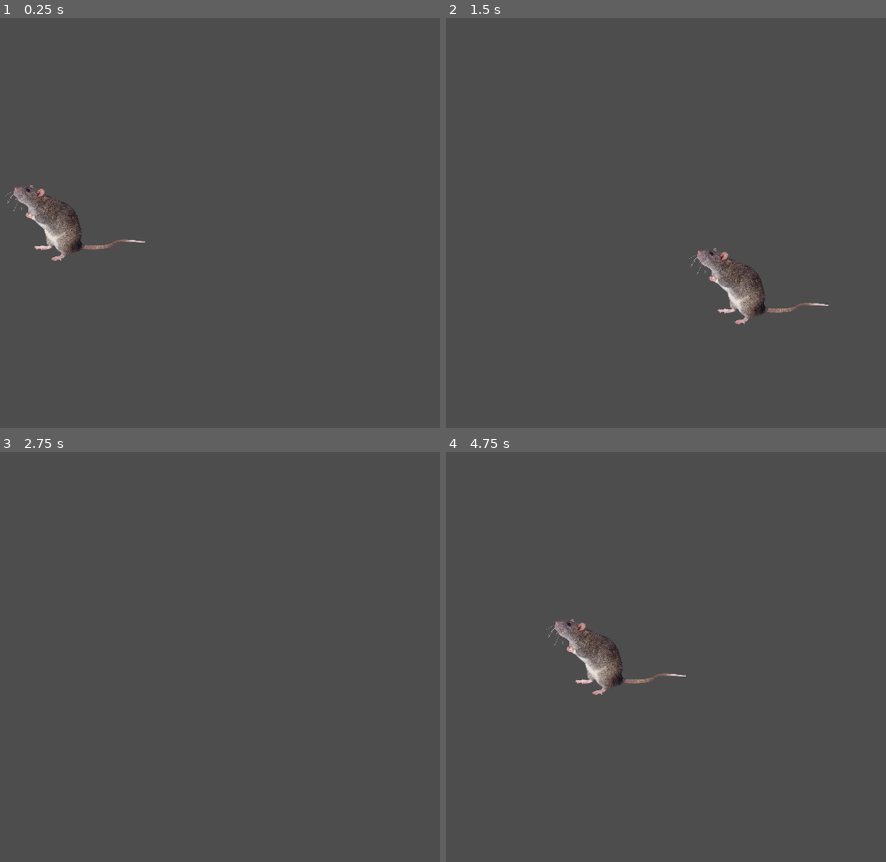
Above: before the commit, frames 1-4 (two rows, left to right).
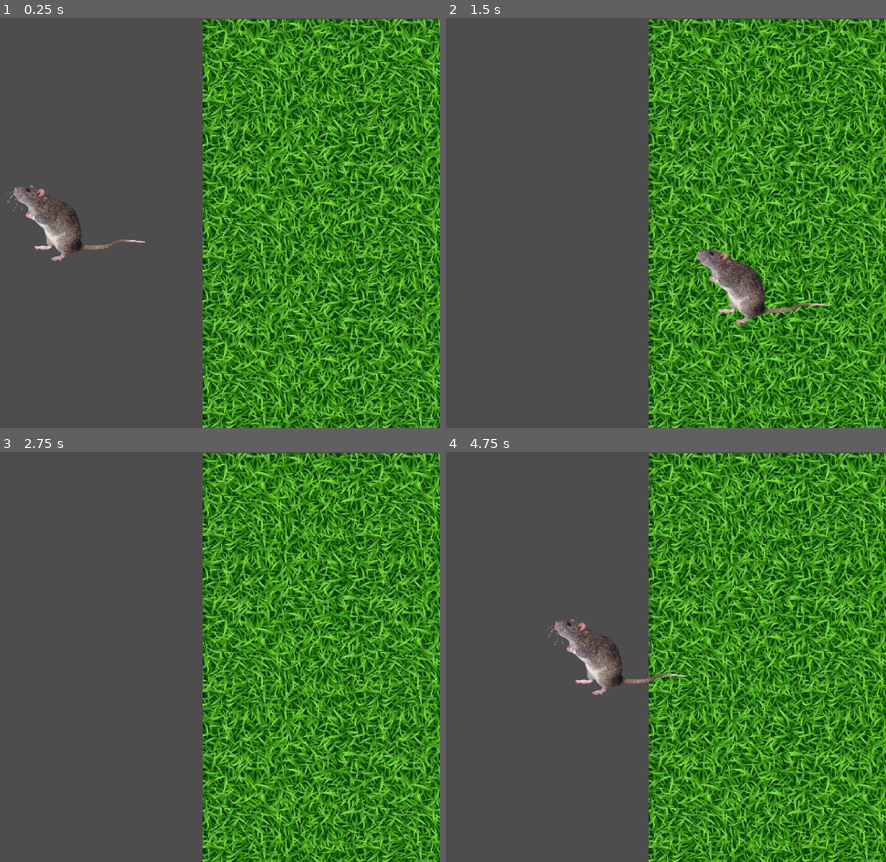
Above: after the commit, the same moments.

Repository: zozobirb/RATTICUS
Game: Godot game, scene res://assets/scenes/game.tscn
The game is run twice, just before and just after one commit, with the same random seed, the same clock (stepped at 60 frames per second) and the same inputs. The project has no main scene, so this scene is started directly.
Inputs:
- Up to frame 1 (0.25 s): no input
- Up to frame 2 (1.5 s): tap Enter at 0.5 s; hold Right (ui_right) 0.53-1.28 s; hold Down (ui_down) from 1.28 s (still down)
- Up to frame 3 (2.75 s): release Down (ui_down) at 2.03 s; hold Right (ui_right) from 2.03 s (still down)
- Up to frame 4 (4.75 s): tap Space at 2.75 s; release Right (ui_right) at 2.78 s; hold Up (ui_up) 2.78-3.53 s; tap Enter at 3.5 s; hold Left (ui_left) from 3.53 s (still down)

The runs differ from the first frame. In frame 1, 54% of the frame differs, in the area x 46-100%, y 0-100%; in frame 2, 52%; in frame 3, 54%; in frame 4, 54%.

Commit message:
fixed spawn area

Diff:
--- a/ratticus/assets/scenes/game.tscn
+++ b/ratticus/assets/scenes/game.tscn
@@ -1,14 +1,21 @@
-[gd_scene load_steps=3 format=3 uid="uid://4jqnc7mc84dg"]
+[gd_scene load_steps=4 format=3 uid="uid://4jqnc7mc84dg"]
 
 [ext_resource type="PackedScene" uid="uid://dxwghgmtynmm" path="res://assets/scenes/player.tscn" id="1_cb66b"]
 [ext_resource type="PackedScene" uid="uid://bognvdg17tfd5" path="res://assets/scenes/game_handler.tscn" id="1_dis88"]
+[ext_resource type="PackedScene" uid="uid://b08yt1e16enhw" path="res://assets/scenes/spawn_areas.tscn" id="3_5gf0t"]
 
 [node name="game" type="Node2D"]
 
 [node name="gameHandler" parent="." instance=ExtResource("1_dis88")]
 
 [node name="Player" parent="." instance=ExtResource("1_cb66b")]
+top_level = true
 scale = Vector2(0.1, 0.1)
 
 [node name="Camera2D" type="Camera2D" parent="."]
 position_smoothing_enabled = true
+
+[node name="spawnAreas" parent="." instance=ExtResource("3_5gf0t")]
+show_behind_parent = true
+light_mask = 2
+position = Vector2(571, 48)
--- a/ratticus/assets/scripts/spawn_areas.gd
+++ b/ratticus/assets/scripts/spawn_areas.gd
@@ -1,4 +1,4 @@
-extends CollisionShape2D
+extends Area2D
 class_name SpawnAreas
 
 
